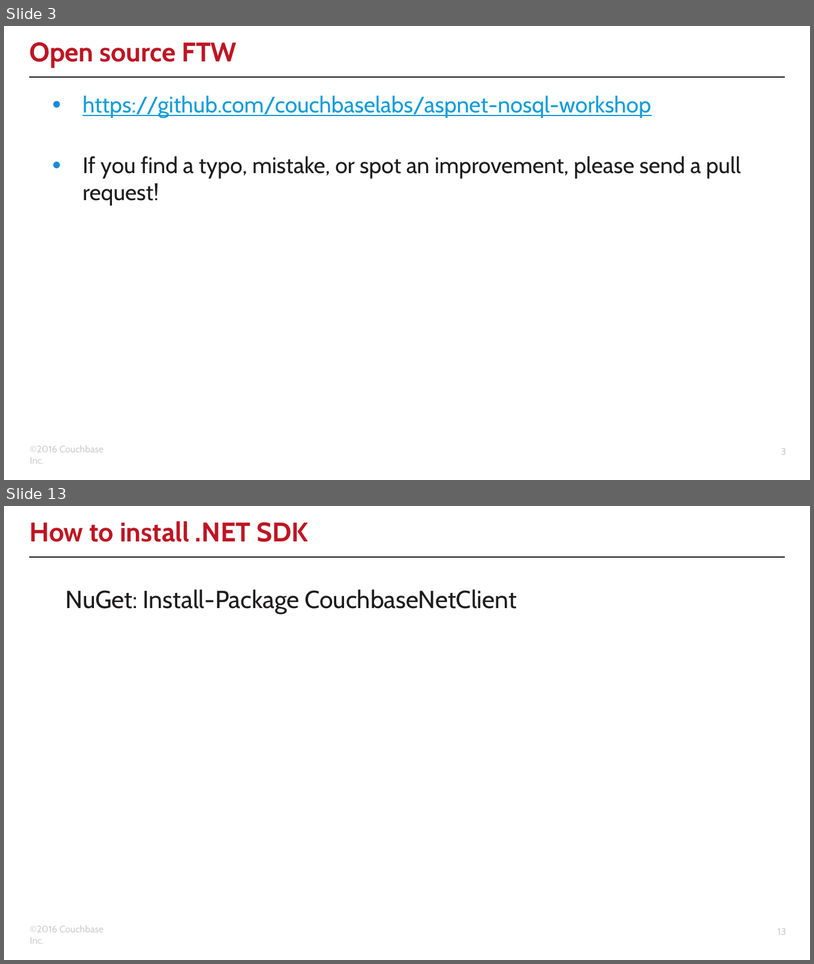
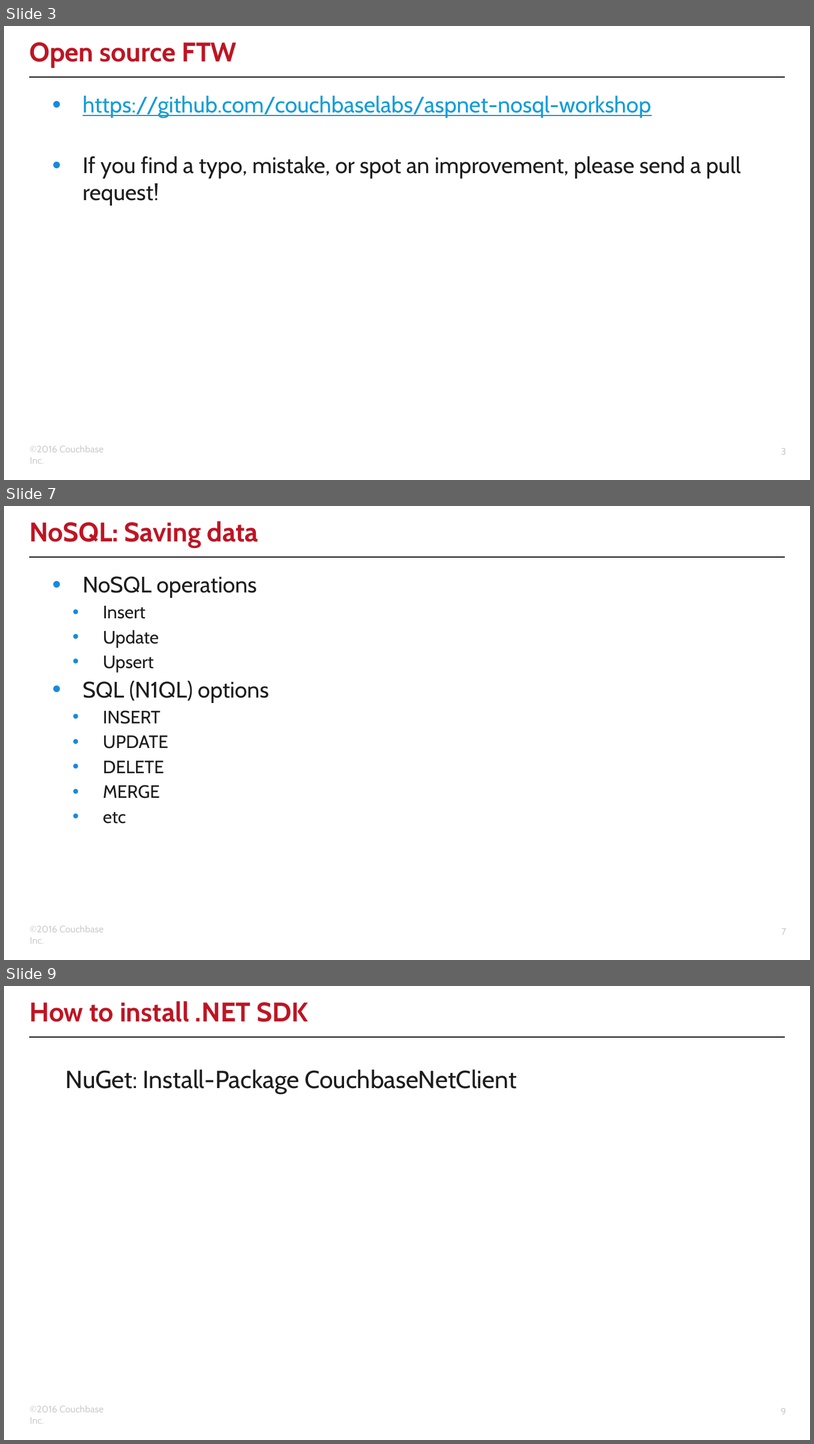
Before and after one commit to couchbaselabs/aspnet-nosql-workshop, a slide deck: 02/02.pptx. Shown one above the other, each under a label of ours: slides 3 and 13 before the commit, slides 3, 7 and 9 after it; the slides between them are not shown. The pictures are 814x964 and 814x1444 pixels, drawn with LibreOffice and Linux fonts; fonts in the diff are those of the drawing; background and template pictures are left out. Boxes give left, top, right and bottom in pixels: in the first picture for what was removed or moved away, otherwise in the second. Text is boxed around its words. In the diff, an @@ line names an element or a change of style, - is before the commit and + after.

```diff
--- a/02/02.pptx
+++ b/02/02.pptx
@@ slide 7 added at [4, 506, 810, 960], background #FFFFFF; not listed: 3 template elements that a slide beside it also shows @@
@@ title added at [30, 521, 258, 547], 24 pt, text #BE1523, bold @@
+NoSQL: Saving data
@@ text added at [83, 576, 269, 823], 16 pt, text #1E1C1C @@
+• NoSQL operations
+  • Insert
+  • Update
+  • Upsert
+• SQL (N1QL) options
+  • INSERT
+  • UPDATE
+  • DELETE
+  • MERGE
+  • etc
@@ what was slide 13 is now slide 9 @@
@@ page number at [781, 1408, 786, 1414]: text changed @@
-13
+9
```
Also in this commit, not shown: 6 slides changed, 3 other slides added, 6 slides removed.
